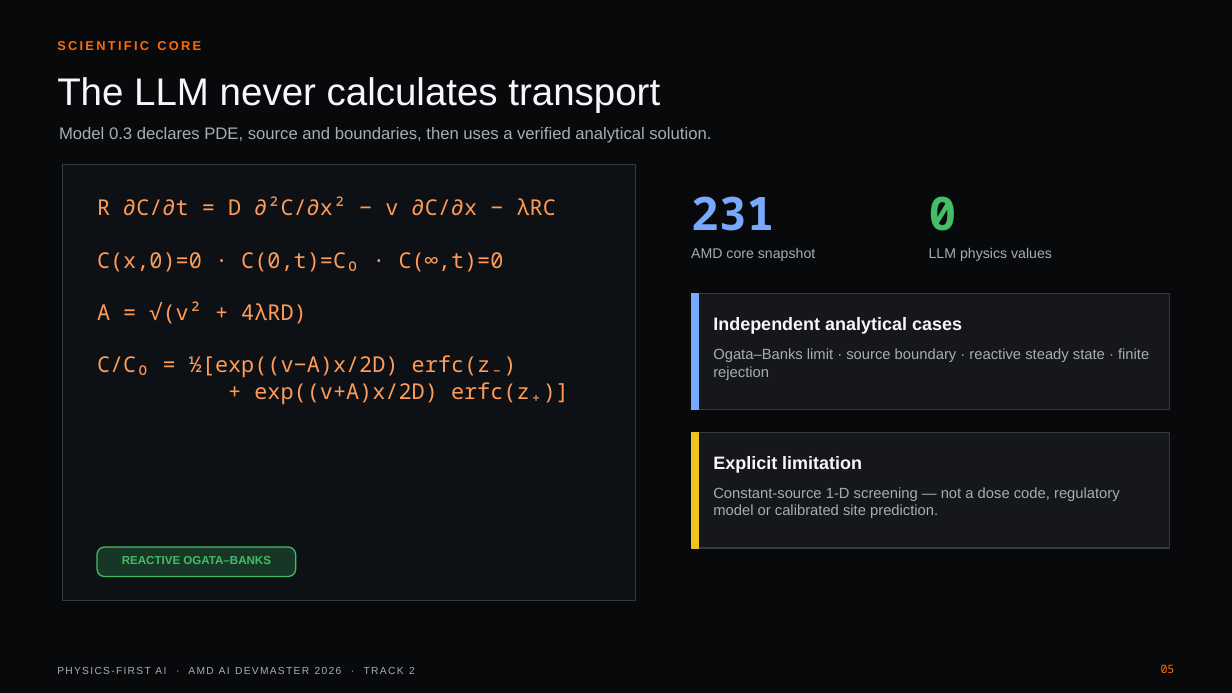
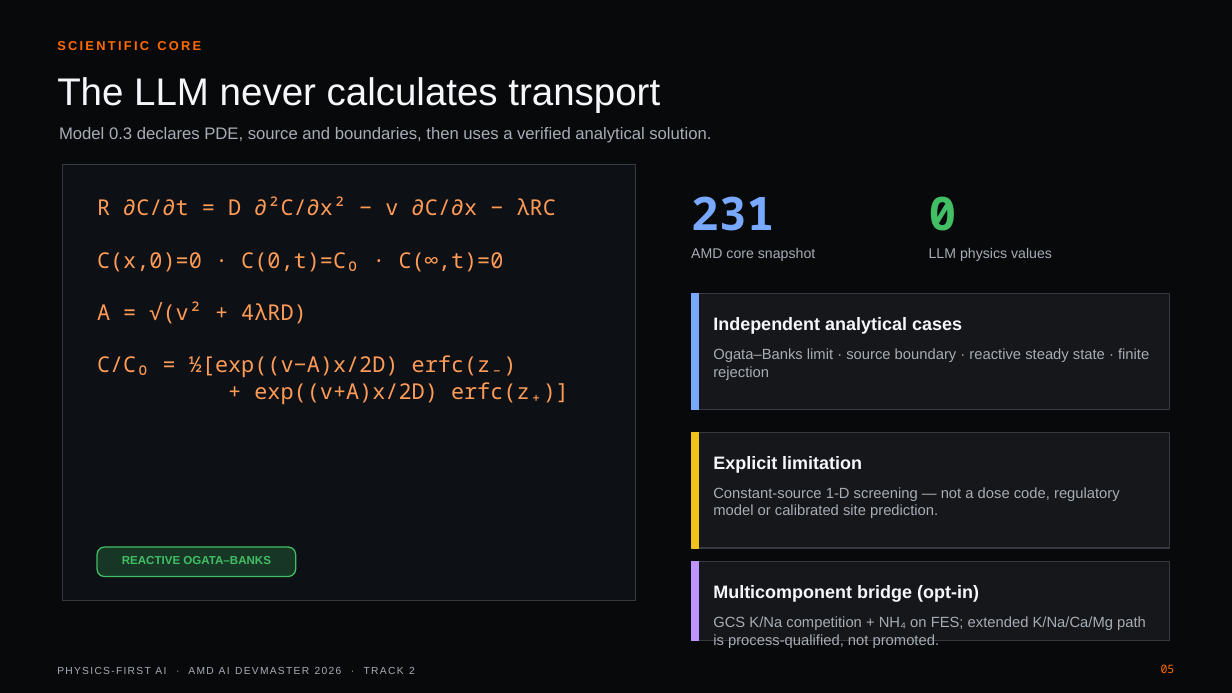
Before and after one commit to anakinsuper/Radeon-hackathon-2026-07, a slide deck: slide 5 of submissions/Track2-Physics-First-AI-NuclidePath/NuclidePath_Track2_Deck.pptx. Drawn at 1232x693 pixels with LibreOffice and Linux fonts; fonts in the diff are those of the drawing. Boxes give left, top, right and bottom in pixels: in the first picture for what was removed or moved away, otherwise in the second. Text is boxed around its words. In the diff, an @@ line names an element or a change of style, - is before the commit and + after.

Commit message:
Sync contest to main b81209e: deck with multicomponent bridge card, source release aligned to f18536a

```diff
--- a/submissions/Track2-Physics-First-AI-NuclidePath/NuclidePath_Track2_Deck.pptx
+++ b/submissions/Track2-Physics-First-AI-NuclidePath/NuclidePath_Track2_Deck.pptx
@@ rectangle added at [691,562,1170,640], fill #15171A, outline #363A40 1 pt @@
@@ rectangle added at [691,562,699,640], fill #BE95FF, outline #BE95FF 1 pt @@
@@ text added at [713,585,979,602], 14 pt, text #F5F7FA, bold @@
+Multicomponent bridge (opt-in)
@@ text added at [713,616,1146,648], 11.5 pt, text #A7ADB5 @@
+GCS K/Na competition + NH₄ on FES; extended K/Na/Ca/Mg path is process-qualified, not promoted.
```
Also in this commit, not shown: 13 other files.
